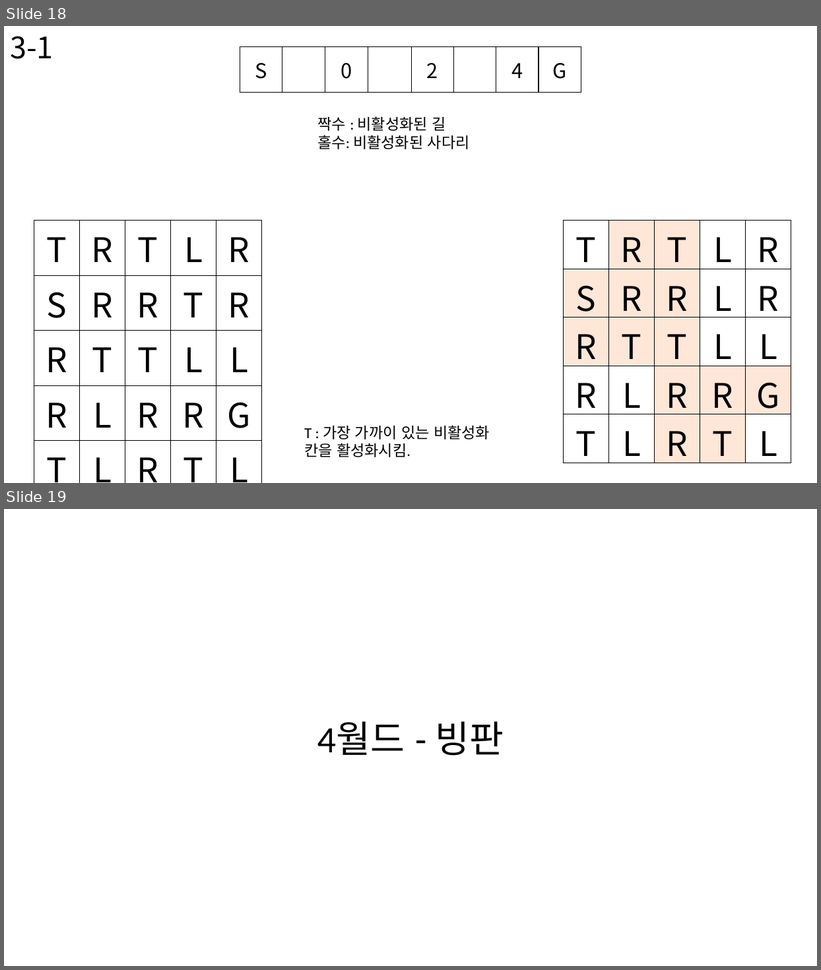
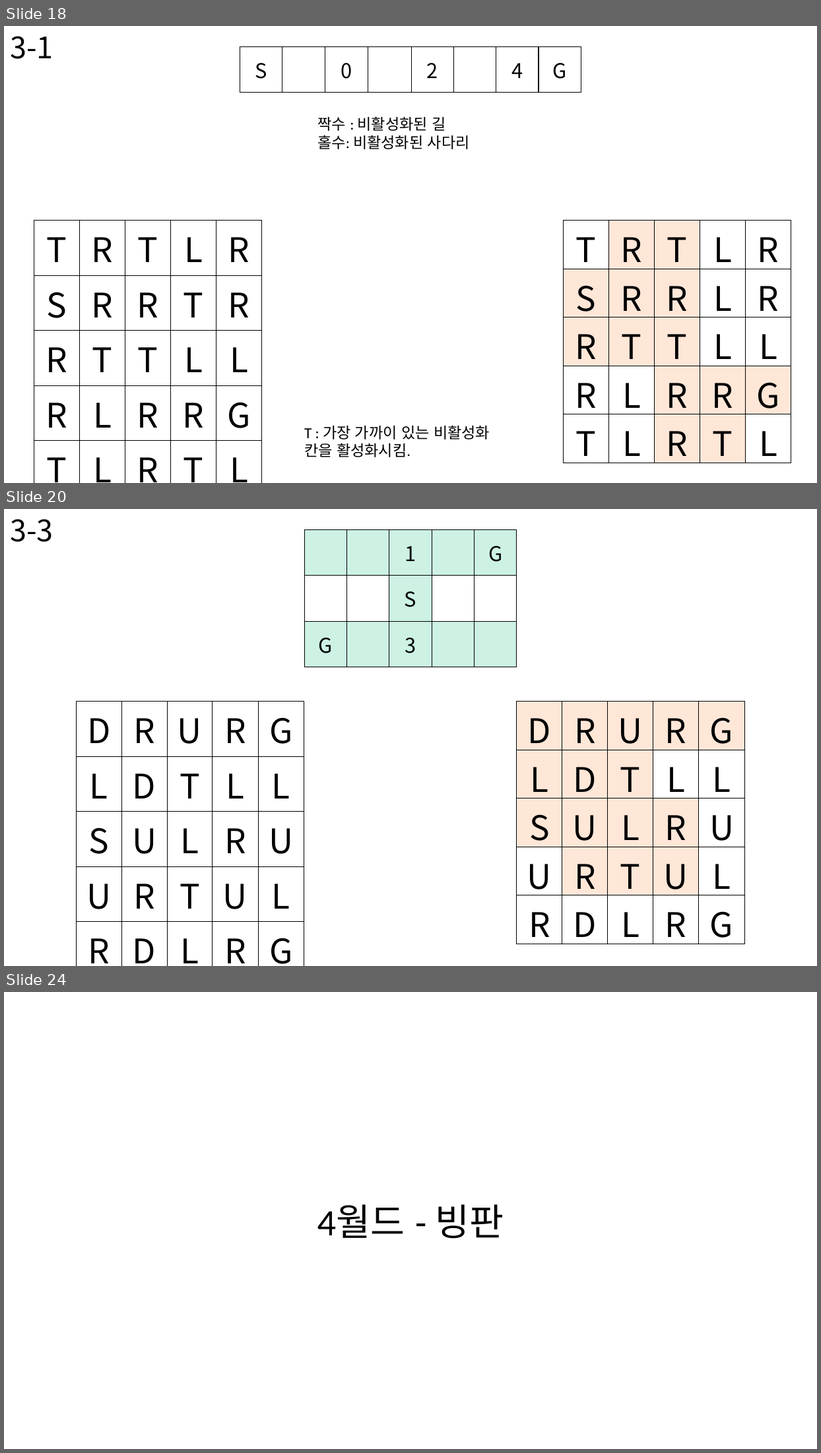
Before and after one commit to BSF0124/Brain-Control, a slide deck: etc/레벨디자인.pptx. Shown one above the other, each under a label of ours: slides 18 and 19 before the commit, slides 18, 20 and 24 after it; the slides between them are not shown. The pictures are 821x970 and 821x1453 pixels, drawn with LibreOffice and Linux fonts; fonts in the diff are those of the drawing. Boxes give left, top, right and bottom in pixels: in the first picture for what was removed or moved away, otherwise in the second. Text is boxed around its words. In the diff, an @@ line names an element or a change of style, - is before the commit and + after.

```diff
--- a/etc/레벨디자인.pptx
+++ b/etc/레벨디자인.pptx
@@ slide 20 added at box(4, 509, 817, 966), background #FFFFFF @@
@@ text added at box(10, 519, 53, 542), 35 pt, text #000000 @@
+3-3
@@ table added at box(305, 529, 518, 667), 3 rows, 5 columns @@
+ |  | 1 |  | G
+ |  | S |  | 
+G |  | 3 |  | 
@@ table added at box(77, 702, 304, 966), 5 rows, 5 columns @@
+D | R | U | R | G
+L | D | T | L | L
+S | U | L | R | U
+U | R | T | U | L
+R | D | L | R | G
@@ table added at box(517, 702, 745, 947), 5 rows, 5 columns @@
+D | R | U | R | G
+L | D | T | L | L
+S | U | L | R | U
+U | R | T | U | L
+R | D | L | R | G
@@ what was slide 19 is now slide 24 @@
```
Also in this commit, not shown: 4 other slides added, 8 other files.
